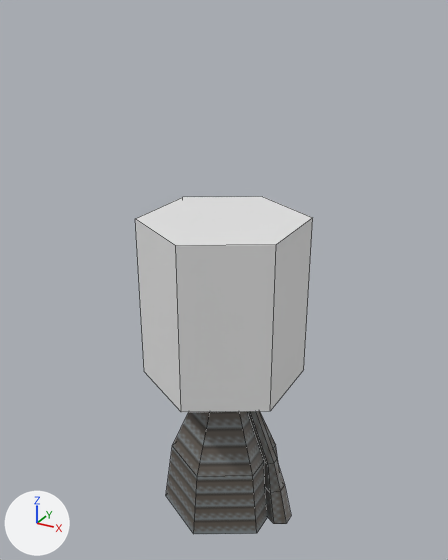
An edit to the Blender file dist/models/medium_fuel_tank.blend, drawn before and after from the same camera.
One viewpoint serves both versions: a 50 mm lens placed at (3.22, -5.86, 4.17), pointed at (-0.04, 0.06, 1.21). The lights are fixed; the arrows at lower left show +X, +Y and +Z. Mesh edges are drawn as thin lines.
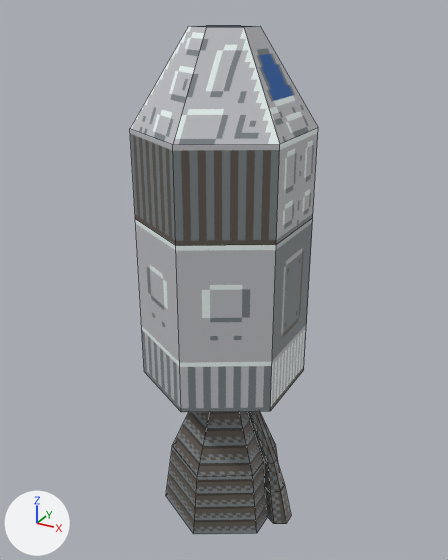
The newer file is also turned or shifted as a whole; pictures and numbers use the older file's frame.

Location of each change, (x1, y1, x2, y2) in pixels of the pictures (448 x 560 px):
'Cylinder.001', recoloured, surface changed
    both: (135, 197, 313, 412)
'Cylinder.002', added
    after: (130, 26, 318, 246)
part 1 of me_cylinder_002, surface changed
    before: (135, 197, 313, 412)
    after: (135, 218, 313, 412)

The edits, one by one:
Picture 'medium_fuel_tank.png' (img_medium_fuel_tank_png) is new.
Picture 'command_module.png' (img_command_module_png) is new.
Material 'tank' (mat_tank) is new.
Its texture is img_medium_fuel_tank_png.
Material 'command_module' (mat_command_module) is new.
Its texture is img_command_module_png.
me_cylinder_002 has 12 vertices, 8 faces and spans x -0.87..0.87, y -1.0..1.0, z 0.0..2.0.
me_cylinder_002 is used by ob_cylinder_001; location (0.0, 0.0, 0.0).
me_cylinder_002 part 1: texture (UV) coordinates of 8 of 8 faces, centred in x -0.87..0.87, y -0.75..0.75, z 0.0..2.0, changed; they spanned u 0.0..1.0, v 0.01..1.0 and now span u 0.09..0.91, v 0.02..0.97.
me_cylinder_002 now uses material mat_tank (picture img_medium_fuel_tank_png).
Mesh me_cylinder_003 is new.
It has 18 vertices, 14 faces and spans x -0.87..0.87, y -1.0..1.0, z 0.0..2.0.
It uses material mat_command_module (picture img_command_module_png).
Object 'Cylinder.002' (ob_cylinder_002) is new; it shows me_cylinder_003.
Its location is (0.0, 0.0, 2.0).
